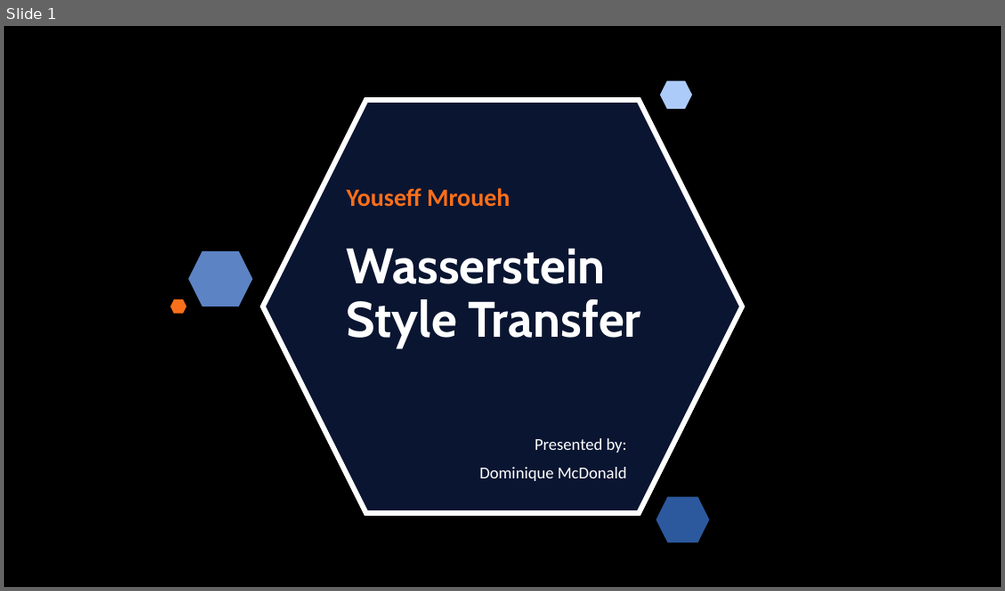
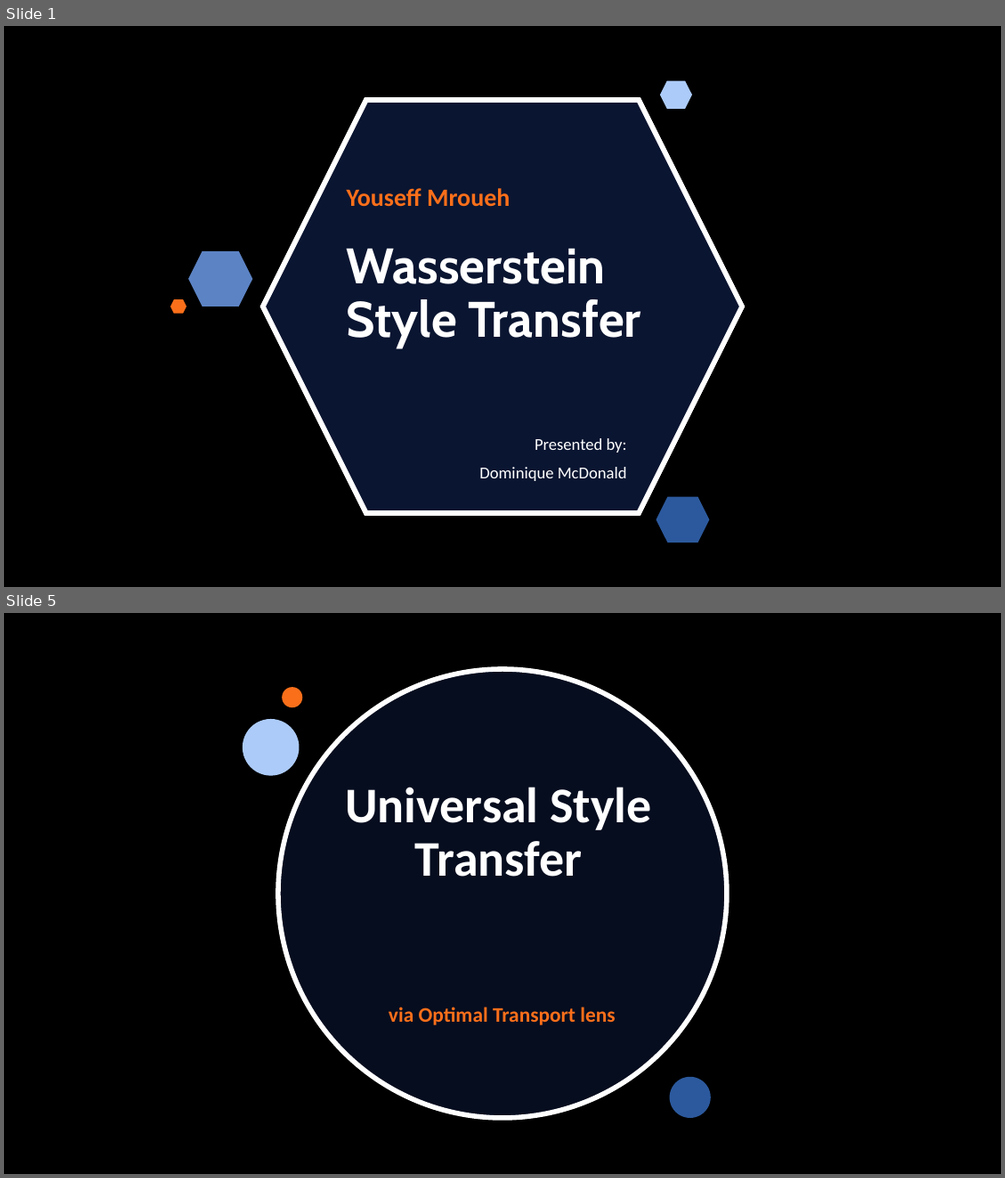
Before and after one commit to dominiquemcdonald14/McDonald_Thesis2023, a slide deck: mcdonald_materials/Wasserstein_Style­_Transfer_Presentation.pptx. Shown one above the other, each under a label of ours: slide 1 before the commit, slides 1 and 5 after it; the slides between them are not shown. The pictures are 1005x591 and 1005x1178 pixels, drawn with LibreOffice and Linux fonts; fonts in the diff are those of the drawing; background and template pictures are left out. Boxes give left, top, right and bottom in pixels: in the first picture for what was removed or moved away, otherwise in the second. Text is boxed around its words. In the diff, an @@ line names an element or a change of style, - is before the commit and + after.

```diff
--- a/mcdonald_materials/Wasserstein_Style­_Transfer_Presentation.pptx
+++ b/mcdonald_materials/Wasserstein_Style­_Transfer_Presentation.pptx
@@ slide 5 added at (4, 613, 1001, 1174), background #000000 @@
@@ ellipse added at (278, 669, 727, 1118), fill #11224E at 40% opacity, outline #FFFFFF 4.75 pt @@
@@ ellipse added at (283, 687, 303, 708), fill #FA6F1A @@
@@ ellipse added at (243, 719, 299, 776), fill #ACCBF9 @@
@@ title added at (345, 787, 651, 876), 48 pt, text #FFFFFF, bold @@
+Universal Style Transfer
@@ text added at (388, 1006, 615, 1025), 20 pt, text #FA6F1A, bold @@
+via Optimal Transport lens
@@ ellipse added at (670, 1077, 711, 1118), fill #2C599D @@
```
Also in this commit, not shown: 3 slides changed, 13 other slides added, 26 other files.
